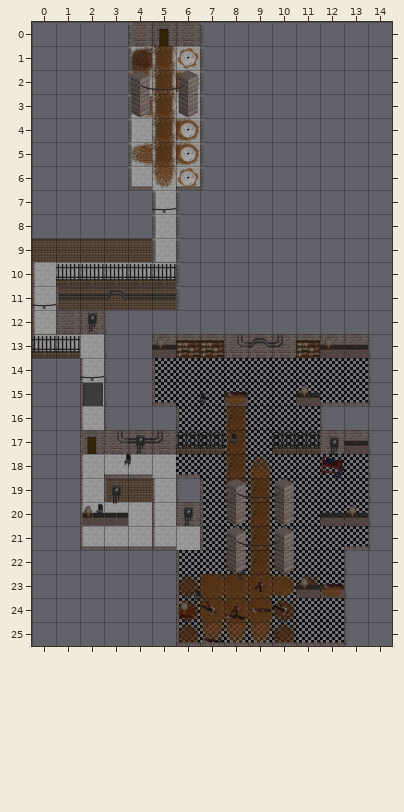
Tiled map, stored at assetSource/evilWithin/meatBasementTopMap.tmx. Above is the file before it was changed.
Cells are 128x128 px. Shown: x 0..14, y 0..25. Tiles whose own drawing changed are shown in their newer look in all pictures.
After the commit:
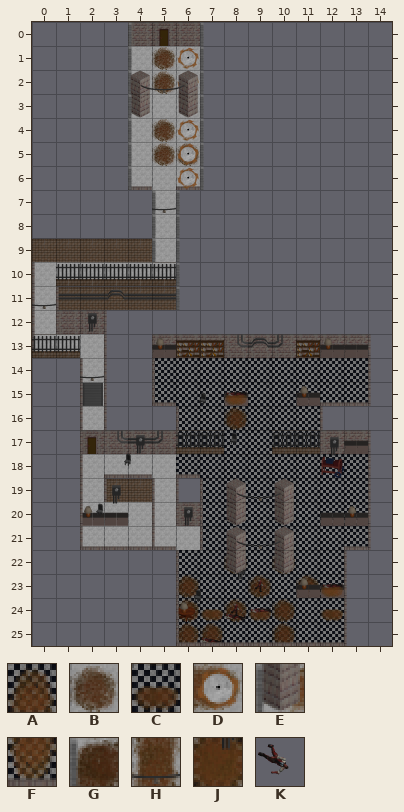
Key: from "tilesTop": A 22, B 24, C 26, D 28, E 29, F 30, G 32, H 33, J 34, K 47.
_ is an empty cell.
See-through tiles are keyed as they look on the map.
The exact change:
Layer "bloodOnFloor":
The edit turns tile D into tile B in row 5 at x 6.
The edit turns tile F into tile B in row 25 at x 7.
The edit turns tile H into tile B in rows 1 to 2 at x 5; in rows 4 to 5 at x 5; in row 16 at x 8.
The edit turns tile J into tile B in row 23 at x 9; in row 24 at x 8.
The edit turns tile J into tile C in row 24 at x 7 and 9.
There is now tile C in row 24 at x 12.
Tile A is gone in row 18 at x 9.
Tile D is gone in row 2 at x 6; in row 4 at x 6; in row 23 at x 10.
Tile E is gone in row 3 at x 4; in row 5 at x 4.
Tile F is gone in row 2 at x 4; in row 6 at x 5; in row 25 at x 8 to 9.
Tile G is gone in row 1 at x 4.
Tile H is gone in row 3 at x 5; in rows 17 to 18 at x 8; in row 19 at x 8 to 9; in rows 20 to 22 at x 9.
Tile J is gone in row 23 at x 7 to 8.
Layer "onflorObjects":
Tile K is gone in row 24 at x 7 and 10.
